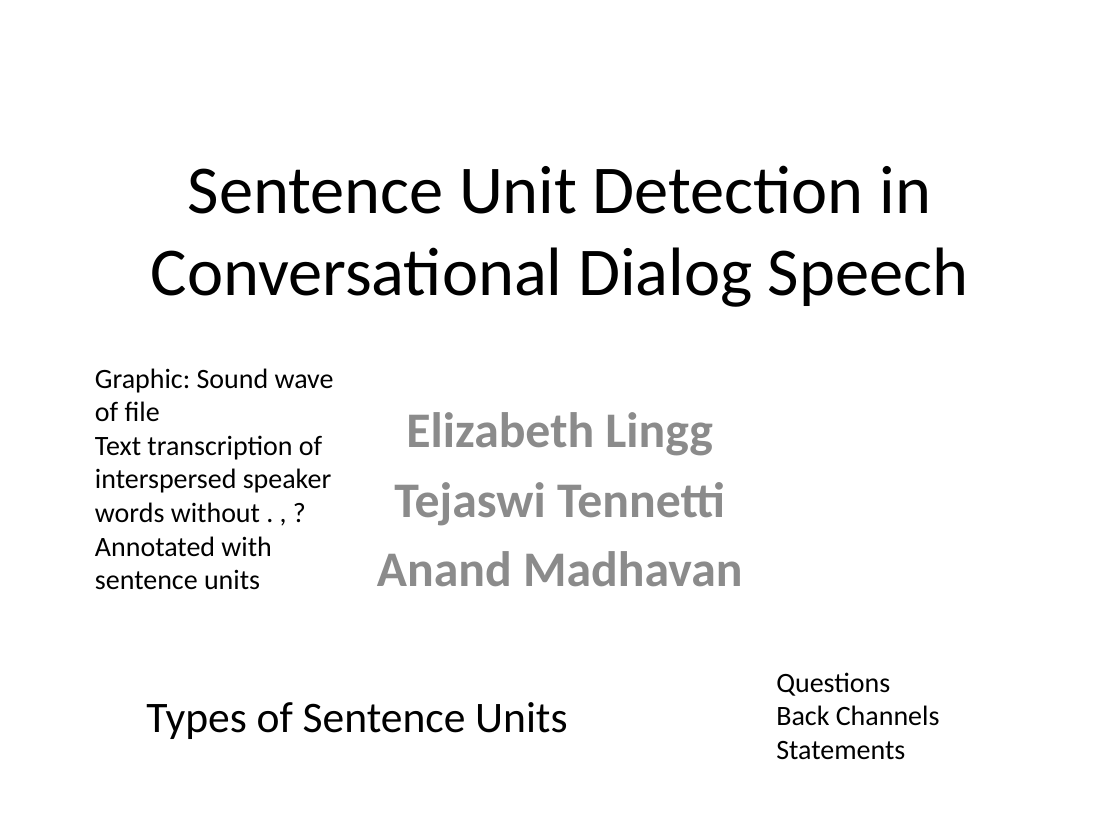
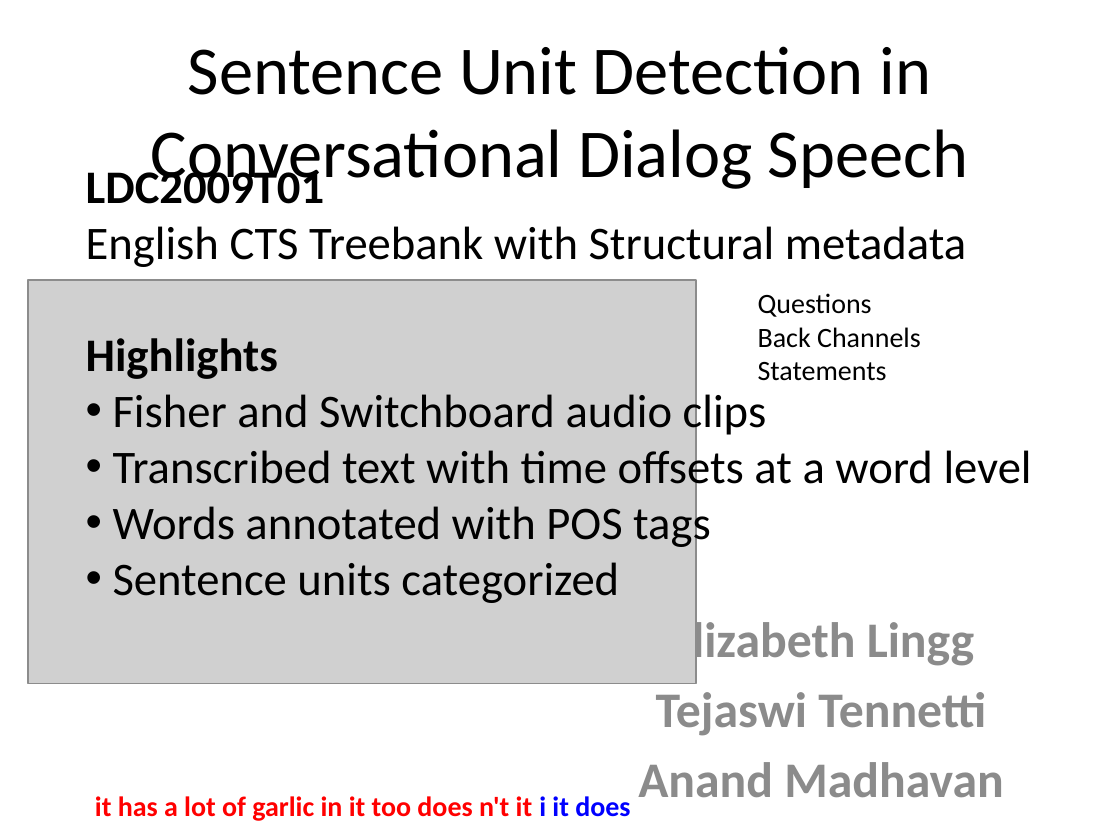
Before and after one commit to elingg/um-err-hmm, a slide deck: slide 1 of Poster.pptx. Drawn at 1120x840 pixels with LibreOffice and Linux fonts; fonts in the diff are those of the drawing; grey boxes stand for pictures. Boxes give left, top, right and bottom in pixels: in the first picture for what was removed or moved away, otherwise in the second. Text is boxed around its words. In the diff, an @@ line names an element or a change of style, - is before the commit and + after.

Commit message:
previous sentence, number of previous words unclassified.

```diff
--- a/Poster.pptx
+++ b/Poster.pptx
@@ title "Sentence Unit Detection in Conversational ..." rewrapped from [151, 165, 968, 307] to [151, 46, 968, 193] @@
@@ text added at [86, 164, 1032, 603], 30 pt, text #000000 @@
+LDC2009T01
+English CTS Treebank with Structural metadata
+Highlights
+• Fisher and Switchboard audio clips
+• Transcribed text with time offsets at a word level
+• Words annotated with POS tags
+• Sentence units categorized
@@ picture added at [28, 280, 697, 684] @@
@@ text "Questions": place and size @@
-text "Questions" at [776, 672, 940, 760]
+text "Questions" at [758, 293, 921, 381]
@@ text removed at [95, 368, 334, 590] @@
-Graphic: Sound wave of file
-Text transcription of interspersed speaker words without . , ?
-Annotated with sentence units
@@ subtitle "Elizabeth Lingg" rewrapped from [377, 412, 742, 586] to [638, 616, 1003, 797] @@
@@ text removed at [146, 702, 567, 739] @@
-Types of Sentence Units
@@ text added at [95, 796, 630, 821], 18 pt, text #FF0000, bold @@
+it has a lot of garlic in it too does n't it i it does
```
Also in this commit, not shown: 1 other slide changed, 2 slides added, 4 other files.
